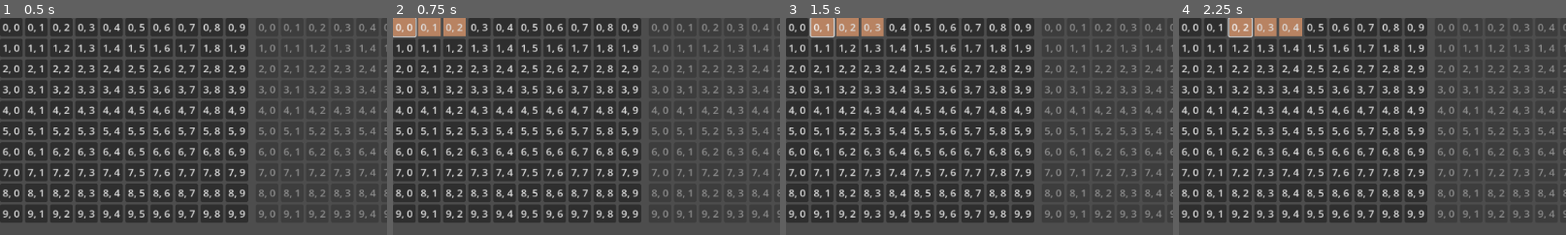
Above: before the commit, frames 1-4 (left to right).
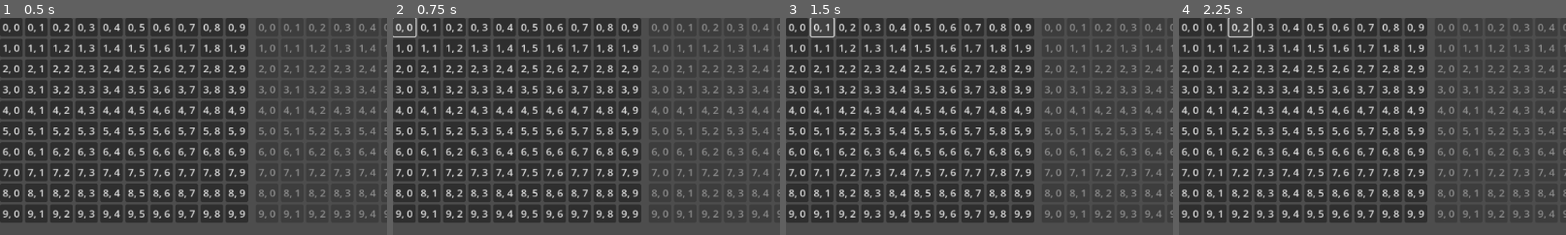
Above: after the commit, the same moments.

Repository: UNLAM-PROG-C/2025-PROGC-Q2-M2
Game: Godot game, scene res://scenes/game/board.tscn
Same seed, same stepped clock (60 frames per second), same inputs: the game is played once before the commit and once after it. This scene is started directly instead of the project's main scene.
Inputs:
- Up to frame 1 (0.5 s): no input
- Up to frame 2 (0.75 s): click "0, 0" at 0.5 s
- Up to frame 3 (1.5 s): click "0, 1" at 1.25 s
- Up to frame 4 (2.25 s): click "0, 2" at 2 s
The pictures show only the part of the screen within x 0-50%, y 0-50%; the shares and areas given below are measured in that part.

Frame 1 is identical in both runs. In frame 2, 1.5% of the frame differs, in the area x 0-19%, y 0-9%; in frame 3, 1.5%; in frame 4, 1.5%, in the area x 13-32%, y 0-9%.
Error before the commit: Cannot call method 'put_data' on a null value. (res://scripts/board.gd:78)
Error after the commit: Cannot call method 'put_data' on a null value. (res://scripts/board.gd:76)

Commit message:
docs: agrega documentacion sobre el juego

Diff:
--- a/TP-Integrador/scripts/board.gd
+++ b/TP-Integrador/scripts/board.gd
@@ -12,7 +12,7 @@
 # This will be the grid for the oponent
 var button_grid_player_2 := []
 var pre_start_mode := true
-var current_ship_size := 3
+var current_ship_size := 0
 var current_orientation := "horizontal"
 var highlighted_cells := []
 var last_hover_start := Vector2i(-1, -1)
@@ -21,10 +21,8 @@
 func _input(event):
 	if event.is_action_released("rotate"):
 		if current_orientation == "horizontal":
-			print("here")
 			current_orientation = "vertical"
 		else:
-			print("there")
 			current_orientation = "horizontal"
 		_on_cell_hover_enter(last_hover_start.x, last_hover_start.y)
 
--- a/TP-Integrador/scripts/connection_manager.gd
+++ b/TP-Integrador/scripts/connection_manager.gd
@@ -1,7 +1,6 @@
 extends Node
 
-# 500 ms
-
+# 50 ms
 const POLL_INTERVAL := 0.05
 var poll_timer := 0.0
 
Not shown, added: TP-Integrador/docs/juego.md
